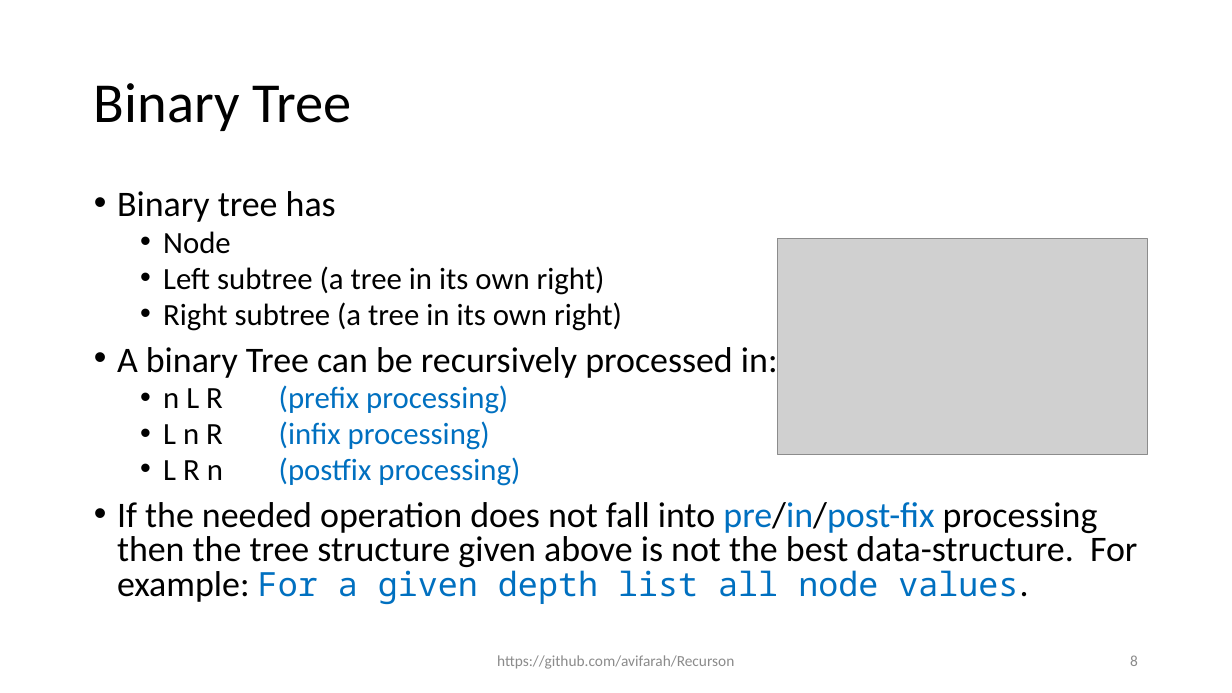
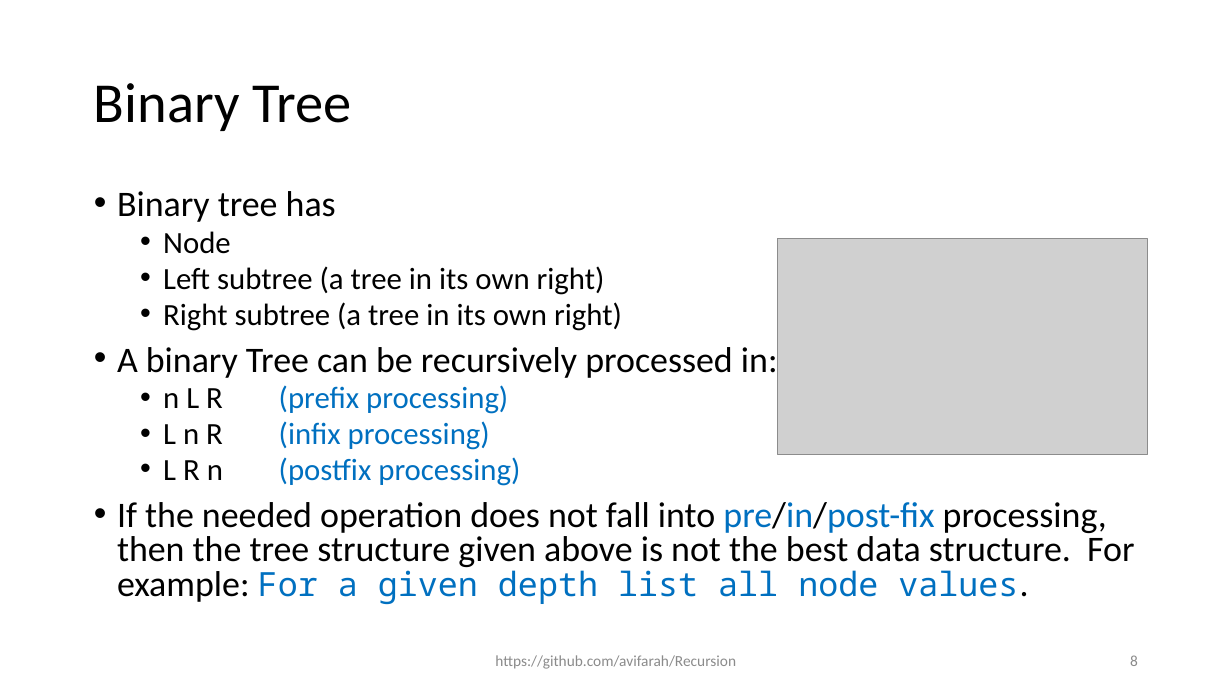
Before and after one commit to avifarah/Recursion, a slide deck: slide 8 of Recursion.pptx. Drawn at 1232x693 pixels with LibreOffice and Linux fonts; fonts in the diff are those of the drawing; grey boxes stand for pictures. Boxes give left, top, right and bottom in pixels: in the first picture for what was removed or moved away, otherwise in the second. Text is boxed around its words. In the diff, an @@ line names an element or a change of style, - is before the commit and + after.

Commit message:
Fix typos in hyperlinks

```diff
--- a/Recursion.pptx
+++ b/Recursion.pptx
@@ text at [117, 502, 1134, 604]: text changed @@
-• If the needed operation does not fall into pre/in/post-fix processing then the tree structure given above is not the best data-structure. For example: For a given depth list all node values.
+• If the needed operation does not fall into pre/in/post-fix processing, then the tree structure given above is not the best data structure. For example: For a given depth list all node values.
@@ text at [495, 655, 736, 669]: text changed @@
-https://github.com/avifarah/Recurson
+https://github.com/avifarah/Recursion
```
Also in this commit, not shown: 9 other slides changed.
